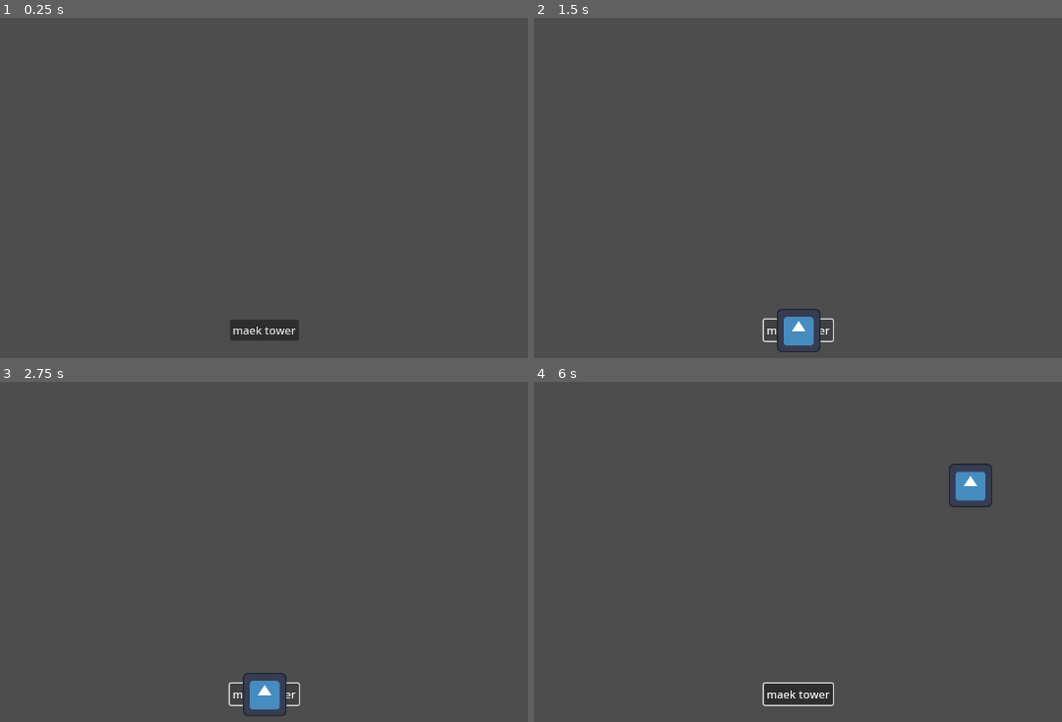
Above: before the commit, frames 1-4 (two rows, left to right).
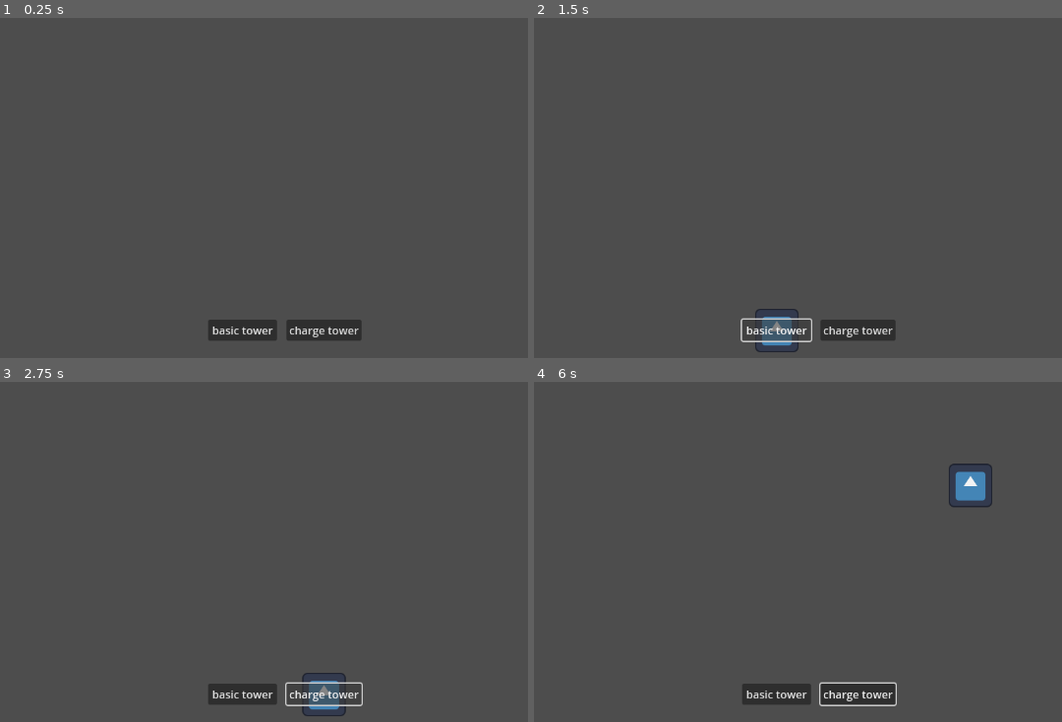
Above: after the commit, the same moments.

Repository: sushitoad/tower-defense-prototype
Game: Godot game, scene res://scenes/test_scene.tscn
Same seed, same stepped clock (60 frames per second), same inputs: the game is played once before the commit and once after it. The engine's default icon, where the game draws it, is replaced by a stand-in: a white triangle on a blue panel in a dark square.
Inputs (mouse positions are in pixels of both pictures, inside the frame that each line leads up to):
- Up to frame 1 (0.25 s): no input
- Up to frame 2 (1.5 s): click (798, 330) at 0.5 s, where only the run before the commit has a clickable "maek tower"; click "maek tower" (after the commit: "basic tower") at 1.25 s
- Up to frame 3 (2.75 s): click "maek tower" (after the commit: "charge tower") at 2 s
- Up to frame 4 (6 s): click "maek tower" (after the commit: "basic tower") at 2.75 s; click "maek tower" (after the commit: "charge tower") at 3.5 s; click "maek tower" (after the commit: "basic tower") at 4.25 s; click "maek tower" (after the commit: "charge tower") at 5 s; tap Enter at 5.75 s; move the mouse to (972, 484) at 5.77 s; click (972, 484) at 5.85 s

The runs differ from the first frame. In frame 1, 1.1% of the frame differs, in the area x 39-69%, y 88-95%; in frame 2, 1.9%; in frame 3, 2.0%, in the area x 39-69%, y 85-99%; in frame 4, 1.4%.

Commit message:
found some decent solutions

Diff:
--- a/scenes/build_ui.tscn
+++ b/scenes/build_ui.tscn
@@ -1,7 +1,6 @@
-[gd_scene load_steps=3 format=3 uid="uid://3s7v6hrcvn3b"]
+[gd_scene load_steps=2 format=3 uid="uid://3s7v6hrcvn3b"]
 
 [ext_resource type="Script" uid="uid://3jdwqtai60f7" path="res://scripts/build_ui.gd" id="1_uej6l"]
-[ext_resource type="Texture2D" uid="uid://dte7ua0we0ylg" path="res://icon.svg" id="2_xa1c1"]
 
 [node name="BuildUI" type="Control"]
 layout_mode = 3
@@ -14,24 +13,35 @@
 
 [node name="CanvasLayer" type="CanvasLayer" parent="."]
 
-[node name="Button" type="Button" parent="CanvasLayer"]
+[node name="BasicTowerButton" type="Button" parent="CanvasLayer"]
 anchors_preset = 7
 anchor_left = 0.5
 anchor_top = 1.0
 anchor_right = 0.5
 anchor_bottom = 1.0
-offset_left = -50.0
+offset_left = -82.0
 offset_top = -65.0
-offset_right = 51.0
+offset_right = 19.0
 offset_bottom = -34.0
 grow_horizontal = 2
 grow_vertical = 0
-text = "maek tower"
+text = "basic tower"
 
-[node name="GhostProtoTower" type="Sprite2D" parent="CanvasLayer"]
-visible = false
-scale = Vector2(0.5, 0.5)
-texture = ExtResource("2_xa1c1")
+[node name="ChargeTowerButton" type="Button" parent="CanvasLayer"]
+anchors_preset = 7
+anchor_left = 0.5
+anchor_top = 1.0
+anchor_right = 0.5
+anchor_bottom = 1.0
+offset_left = 32.5
+offset_top = -65.0
+offset_right = 142.5
+offset_bottom = -34.0
+grow_horizontal = 2
+grow_vertical = 0
+text = "charge tower"
 
-[connection signal="mouse_entered" from="CanvasLayer/Button" to="." method="_on_button_mouse_entered"]
-[connection signal="mouse_exited" from="CanvasLayer/Button" to="." method="_on_button_mouse_exited"]
+[connection signal="mouse_entered" from="CanvasLayer/BasicTowerButton" to="." method="_on_button_mouse_entered"]
+[connection signal="mouse_exited" from="CanvasLayer/BasicTowerButton" to="." method="_on_button_mouse_exited"]
+[connection signal="mouse_entered" from="CanvasLayer/ChargeTowerButton" to="." method="_on_button_mouse_entered"]
+[connection signal="mouse_exited" from="CanvasLayer/ChargeTowerButton" to="." method="_on_button_mouse_exited"]
--- /dev/null
+++ b/scenes/charge_tower.tscn
@@ -0,0 +1,16 @@
+[gd_scene load_steps=3 format=3 uid="uid://dncxjlgaytiy"]
+
+[ext_resource type="Texture2D" uid="uid://dte7ua0we0ylg" path="res://icon.svg" id="1_3lh4g"]
+
+[sub_resource type="RectangleShape2D" id="RectangleShape2D_6myfv"]
+size = Vector2(60, 60)
+
+[node name="ChargeTower" type="StaticBody2D" groups=["tower"]]
+
+[node name="Sprite2D" type="Sprite2D" parent="."]
+modulate = Color(0.894118, 0.780392, 0.298039, 1)
+scale = Vector2(0.5, 0.5)
+texture = ExtResource("1_3lh4g")
+
+[node name="CollisionShape2D" type="CollisionShape2D" parent="."]
+shape = SubResource("RectangleShape2D_6myfv")
--- a/scenes/proto_tower.tscn
+++ b/scenes/proto_tower.tscn
@@ -8,6 +8,7 @@
 [node name="ProtoTower" type="StaticBody2D" groups=["tower"]]
 
 [node name="Sprite2D" type="Sprite2D" parent="."]
+modulate = Color(0.95158, 0.95158, 0.95158, 1)
 scale = Vector2(0.5, 0.5)
 texture = ExtResource("1_aymbp")
 
--- a/scenes/tower_manager.tscn
+++ b/scenes/tower_manager.tscn
@@ -1,8 +1,23 @@
-[gd_scene load_steps=3 format=3 uid="uid://cjh8qx3046uwq"]
+[gd_scene load_steps=5 format=3 uid="uid://cjh8qx3046uwq"]
 
 [ext_resource type="Script" uid="uid://uowtl4xy7oj5" path="res://scripts/tower_manager.gd" id="1_n6plm"]
 [ext_resource type="PackedScene" uid="uid://d3ipy8tqa17n4" path="res://scenes/proto_tower.tscn" id="2_1ur6m"]
+[ext_resource type="PackedScene" uid="uid://dncxjlgaytiy" path="res://scenes/charge_tower.tscn" id="3_k8ofr"]
+[ext_resource type="Texture2D" uid="uid://dte7ua0we0ylg" path="res://icon.svg" id="4_vvfa4"]
 
 [node name="TowerManager" type="Node2D"]
 script = ExtResource("1_n6plm")
-protoTower = ExtResource("2_1ur6m")
+basicTower = ExtResource("2_1ur6m")
+chargeTower = ExtResource("3_k8ofr")
+
+[node name="BasicTowerSprite" type="Sprite2D" parent="."]
+visible = false
+modulate = Color(0.95158, 0.95158, 0.95158, 1)
+scale = Vector2(0.5, 0.5)
+texture = ExtResource("4_vvfa4")
+
+[node name="ChargeTowerSprite" type="Sprite2D" parent="."]
+visible = false
+modulate = Color(0.894118, 0.780392, 0.298039, 1)
+scale = Vector2(0.5, 0.5)
+texture = ExtResource("4_vvfa4")
--- a/scripts/tower_manager.gd
+++ b/scripts/tower_manager.gd
@@ -1,34 +1,37 @@
 extends Node2D
 
-@export var protoTower: PackedScene
+@export var basicTower: PackedScene
+@export var chargeTower: PackedScene
 @export var buildUI: Control
 
-var ghostProtoTower: Sprite2D
+var ghostTower: Sprite2D
 
 var placingTower: bool = false
 var mousePosition: Vector2
 
+#its enum and match time
+
 func _ready() -> void:
-	ghostProtoTower = buildUI.find_child("GhostProtoTower")
-	var buildButton = buildUI.find_child("Button")
-	#I will need a different solution when I have more tower options and more buttons
-	buildButton.pressed.connect(SpawnTower)
+	for button in buildUI.find_children("*", "Button"):
+		button.pressed.connect(SpawnTower)
+	#this is clever but I might have to write an individual line for each button and have specific functions per tower?
 
 func _process(delta: float) -> void:
 	mousePosition = get_global_mouse_position()
-	if ghostProtoTower != null:
-		ghostProtoTower.position = mousePosition
+	if ghostTower != null:
+		ghostTower.position = mousePosition
 	if Input.is_action_just_pressed("LeftClick") and buildUI.isMouseOverButton == false:
 		if placingTower:
 			PlaceSpawnedTower()
 
 func SpawnTower():
 	placingTower = true
-	ghostProtoTower.visible = true
+	ghostTower = find_child("BasicTowerSprite")
+	ghostTower.visible = true
 
 func PlaceSpawnedTower():
-	ghostProtoTower.visible = false
-	var newTower = protoTower.instantiate()
+	ghostTower.visible = false
+	var newTower = basicTower.instantiate()
 	add_child(newTower)
 	newTower.position = mousePosition
 	placingTower = false
